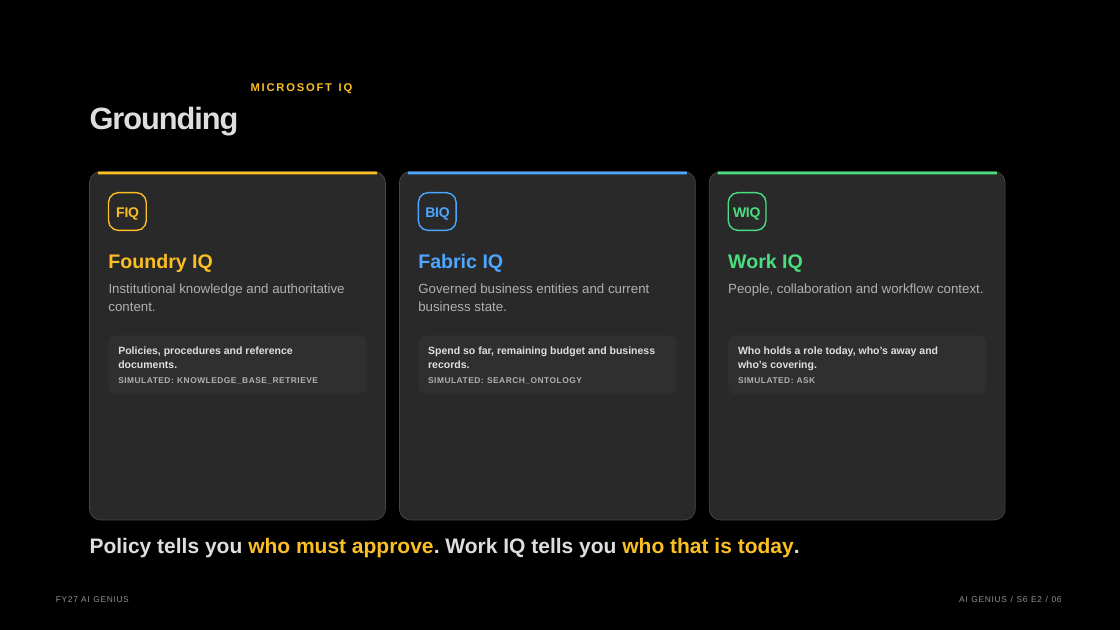
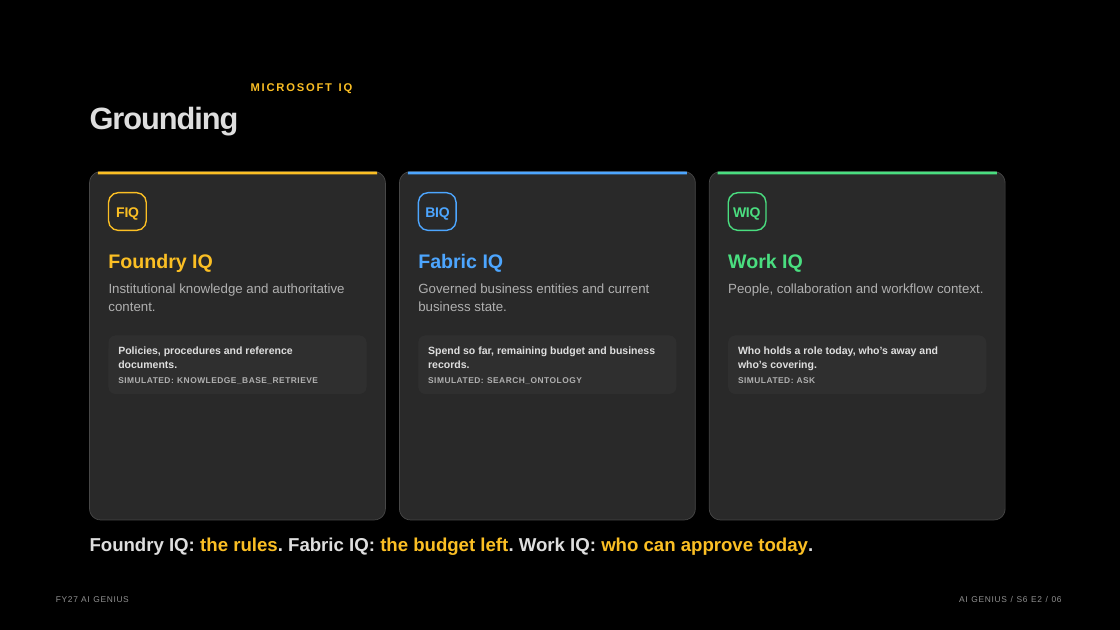
Before and after one commit to graemefoster/FoundryEvalsAndObservability, a slide deck: slide 6 of presentation/presentation.pptx. Drawn at 1120x630 pixels with LibreOffice and Linux fonts; fonts in the diff are those of the drawing; background and template pictures are left out. Boxes give left, top, right and bottom in pixels: in the first picture for what was removed or moved away, otherwise in the second. Text is boxed around its words. In the diff, an @@ line names an element or a change of style, - is before the commit and + after.

```diff
--- a/presentation/presentation.pptx
+++ b/presentation/presentation.pptx
@@ text at bbox=[90, 537, 813, 555]: text changed; size 18 to 16 pt; text colour #DEDEDE to #FBBF24 @@
-Policy tells you who must approve. Work IQ tells you who that is today.
+Foundry IQ: the rules. Fabric IQ: the budget left. Work IQ: who can approve today.
```
Also in this commit, not shown: 4 other slides changed, 7 other files.
